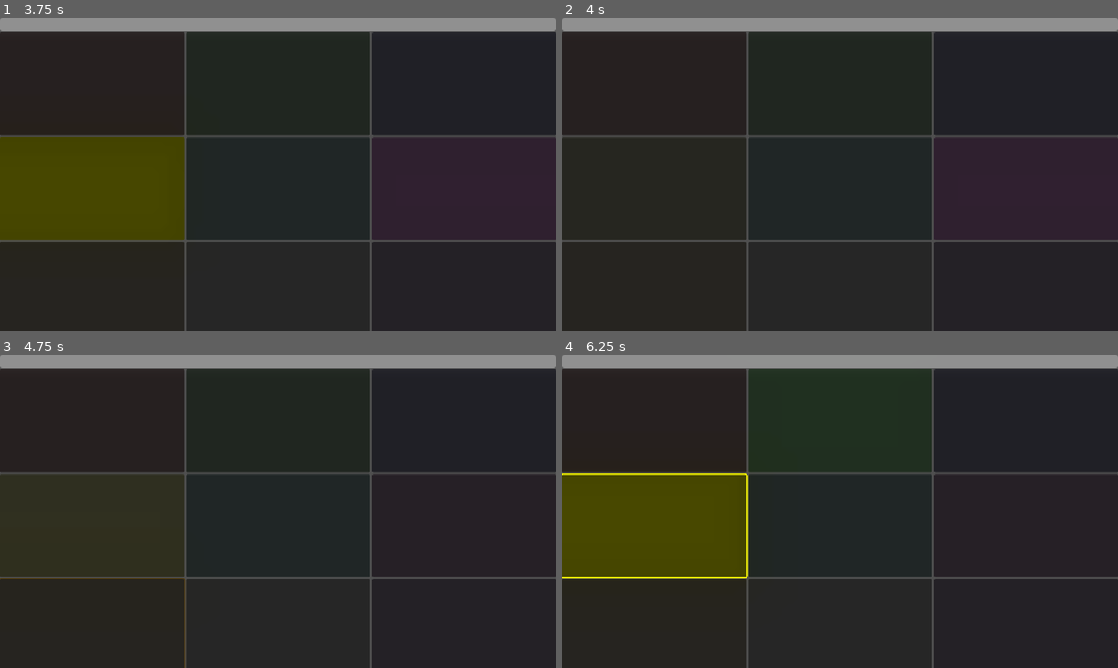
Above: before the commit, frames 1-4 (two rows, left to right).
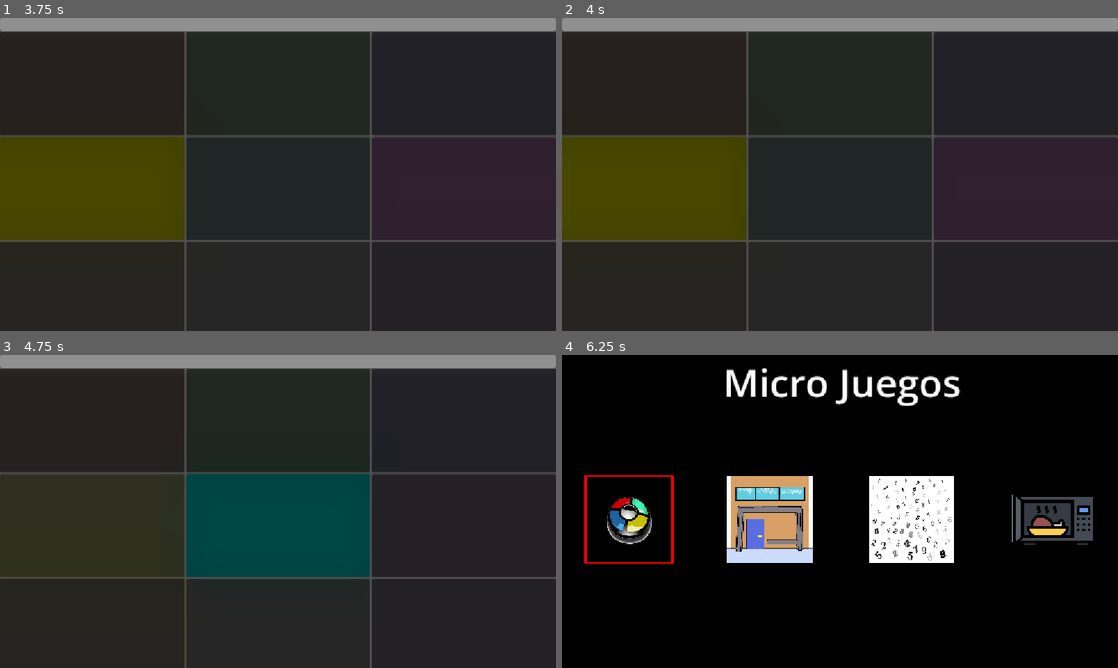
Above: after the commit, the same moments.

Repository: Mochytk/INF377-Microjuegos
Game: Godot game, scene res://Core/scenes/core.tscn
Two runs of this game, one before a commit and one after it. Both use one fixed random seed, a clock stepped at 60 frames per second and the inputs below.
Inputs (mouse positions are in pixels of both pictures, inside the frame that each line leads up to):
- Up to frame 1 (3.75 s): tap Enter (ui_accept) at 0.5, 0.77, 1.52, 2, 3.02 s; move the mouse to (400, 158) at 0.52 s; hold Right (ui_right) 0.53-2.03 s; click (400, 158) at 0.67 s; move the mouse to (166, 190) at 1.27 s; move the mouse to (333, 105) at 2.02 s; hold Left (ui_left) 2.03-2.78 s; move the mouse to (250, 237) at 2.77 s; hold Right (ui_right) from 2.78 s (still down); click (250, 237) at 2.92 s; move the mouse to (444, 221) at 3.52 s
- Up to frame 2 (4 s): keep holding Right (ui_right); tap Enter (ui_accept) at 3.77 s
- Up to frame 3 (4.75 s): move the mouse to (111, 464) at 4.27 s; release Right (ui_right) at 4.28 s; hold Left (ui_left) from 4.28 s (still down); tap Enter (ui_accept) at 4.52 s
- Up to frame 4 (6.25 s): move the mouse to (867, 511) at 5.02 s; release Left (ui_left) at 5.03 s; hold Right (ui_right) 5.03-5.78 s; click (867, 511) at 5.17 s; move the mouse to (756, 433) at 5.77 s; hold Left (ui_left) from 5.78 s (still down); tap Enter (ui_accept) at 6.02 s

Frame 1 is identical in both runs. In frame 2, 11% of the frame differs, in the area x 0-34%, y 38-71%; in frame 3, 11%; in frame 4, 100%, in the area x 0-100%, y 0-100%.

Commit message:
La dificultad del Core afecta a los cuatro microjuegos
Core lleva un nivel de dificultad (+1 por cada 4 juegos ganados, -0.5 al perder)
y los microjuegos lo leen para ajustar secuencia, tiempos y velocidad,
partiendo de valores más fáciles que los anteriores.

Co-Authored-By: Claude Sonnet 5.5 <noreply@anthropic.com>
Claude-Session: https://claude.ai/code/session_0188LrtbGebnaag5QiGckSp9

Diff:
--- a/inf-377-microjuegos/Core/scripts/core.gd
+++ b/inf-377-microjuegos/Core/scripts/core.gd
@@ -17,6 +17,12 @@
 
 var score: int = 0
 var lives: int = 3
+# Dificultad global que leen los microjuegos (1.0 = nivel inicial, el más fácil).
+# Sube +1 cada vez que se ganan GAMES_PER_ROUND juegos, y baja 0.5 al perder uno.
+var difficulty: float = 1.0
+var wins_in_round: int = 0
+const GAMES_PER_ROUND := 4
+const MIN_DIFFICULTY := 1.0
 var current_game_instance: Node = null
 
 func _ready() -> void:
@@ -61,9 +67,15 @@
 
 	if won:
 		score += 1
+		wins_in_round += 1
+		if wins_in_round >= GAMES_PER_ROUND:
+			wins_in_round = 0
+			difficulty += 1.0
+			print("¡Sube la dificultad! Nivel: ", difficulty)
 		print("¡Minijuego superado! Puntaje: ", score)
 	else:
 		lives -= 1
+		difficulty = maxf(MIN_DIFFICULTY, difficulty - 0.5)
 		print("¡Fallaste! Vidas restantes: ", lives)
 
 	if lives > 0:
--- a/inf-377-microjuegos/Microgames/lluvia_de_notas/scripts/spawn_notas.gd
+++ b/inf-377-microjuegos/Microgames/lluvia_de_notas/scripts/spawn_notas.gd
@@ -5,8 +5,20 @@
 var random = RandomNumberGenerator.new()
 var valid = true
 var game_ended = true
+
+# Ajustes según dificultad. Nivel 1: cae poco, pocos ceros y con calma.
+var spawn_interval := 0.8
+var zero_chance := 0.35
+var fall_gravity := 0.08
+
 func _ready() -> void:
 	random.randomize()
+	var core = get_parent().get_parent()
+	var d: float = core.difficulty if "difficulty" in core else 1.0
+	var level := clampf(d - 1.0, 0.0, 6.0)
+	spawn_interval = maxf(0.5, 0.8 - 0.05 * level)
+	zero_chance = minf(0.5, 0.35 + 0.025 * level)
+	fall_gravity = 0.08 + 0.01 * level
 	# Eliminamos el retraso de 3 segundos para que inicie de inmediato
 	spawn()
 
@@ -16,19 +28,19 @@
 
 func spawn():
 	while valid:
-		var i = random.randi_range(0, 1)
-		if i == 0:
+		if random.randf() < zero_chance:
 			var cero_spawn = ceroo.instantiate()
 			cero_spawn.position = GetRandomPos()
+			cero_spawn.get_node("RigidBody2D").gravity_scale = fall_gravity
 			cero_spawn.colision_cero.connect(_on_cero_colision_cero)
 			add_child(cero_spawn)
 		else:
 			var cien_spawn = cienn.instantiate()
 			cien_spawn.position = GetRandomPos()
+			cien_spawn.get_node("RigidBody2D").gravity_scale = fall_gravity
 			add_child(cien_spawn)
 
-		# Reducido de 5.0 a 0.5 segundos para que sea un desafío rápido
-		await get_tree().create_timer(0.5).timeout
+		await get_tree().create_timer(spawn_interval).timeout
 
 func _on_cero_colision_cero() -> void:
 	valid = false
--- a/inf-377-microjuegos/Microgames/microondas/scripts/secuencia_boton.gd
+++ b/inf-377-microjuegos/Microgames/microondas/scripts/secuencia_boton.gd
@@ -16,12 +16,25 @@
 var SequenceIndex = 0
 
 func _ready() -> void:
+	_apply_difficulty()
 	process_mode = Node.PROCESS_MODE_ALWAYS
 	timer.process_mode = Node.PROCESS_MODE_ALWAYS
 	get_tree().paused = true
 	successLabel.hide()
 	_set_random_sequence()
 	timer.start()
+
+# Nivel 1: 3 flechas y 7s. Cada 2 niveles se agrega una flecha (máx. 5) y baja el tiempo.
+func _apply_difficulty() -> void:
+	var core = get_parent().get_parent()
+	var d: float = core.difficulty if "difficulty" in core else 1.0
+	var level := clampf(d - 1.0, 0.0, 6.0)
+	var arrows := 3 + int(level / 2.0)
+	timer.wait_time = maxf(4.0, 7.0 - 0.3 * level)
+	var children := buttonBox.get_children()
+	for i in range(arrows, children.size()):
+		buttonBox.remove_child(children[i]) # inmediato, para que no cuente en la secuencia
+		children[i].queue_free()
 
 func _set_random_sequence() -> void:
 	for node in buttonBox.get_children():
--- a/inf-377-microjuegos/Microgames/puerta/scripts/puerta.gd
+++ b/inf-377-microjuegos/Microgames/puerta/scripts/puerta.gd
@@ -4,6 +4,13 @@
 var game_finished:= false
 
 func _ready() -> void:
+	# Nivel 1: más lento y con más tiempo. Con la dificultad avanza más rápido y el tiempo baja.
+	var core = get_parent()
+	var d: float = core.difficulty if "difficulty" in core else 1.0
+	var level := clampf(d - 1.0, 0.0, 6.0)
+	$CharacterBody2D.speed = minf(1000.0, 650.0 + 50.0 * level)
+	$Timer.wait_time = maxf(5.0, 9.0 - 0.4 * level)
+
 	correct_door = randi_range(1 , 6)
 	print("Puerta correcta", correct_door)
 
--- a/inf-377-microjuegos/Microgames/simon_says/scripts/simon_says.gd
+++ b/inf-377-microjuegos/Microgames/simon_says/scripts/simon_says.gd
@@ -11,21 +11,37 @@
 var is_player_turn: bool = false
 var time_left: float = 3.0
 
+# Ajustes según dificultad (se calculan en _ready). Nivel 1: 3 botones, 0.6s por destello.
+var sequence_length: int = 3
+var flash_time: float = 0.6
+var time_limit: float = 5.0
+
 var button_colors: Array[Color] = [
 	Color.RED, Color.GREEN, Color.BLUE, Color.YELLOW, Color.CYAN,
 	Color.MAGENTA, Color.ORANGE, Color.WHITE, Color.PURPLE
 ]
 
 func _ready() -> void:
+	var level := _get_level()
+	sequence_length = 3 + int(level / 2.0)           # 3 -> 5 como máximo
+	flash_time = maxf(0.4, 0.6 - 0.03 * level)
+	time_limit = maxf(4.0, 5.0 - 0.2 * level)
+
 	game_over_ui.hide()
-	timer_bar.max_value = 3.0
-	timer_bar.value = 3.0
+	timer_bar.max_value = time_limit
+	timer_bar.value = time_limit
 
 	for i in range(buttons.size()):
 		buttons[i].pressed.connect(_on_button_pressed.bind(i))
 		buttons[i].modulate = button_colors[i].darkened(0.6)
 
 	start_microgame()
+
+# Nivel de dificultad relativo: 0 = inicial. Se limita a 6 para no volverse imposible.
+func _get_level() -> float:
+	var core = get_parent()
+	var d: float = core.difficulty if "difficulty" in core else 1.0
+	return clampf(d - 1.0, 0.0, 6.0)
 
 func _process(delta: float) -> void:
 	if is_player_turn and time_left > 0:
@@ -37,7 +53,7 @@
 func start_microgame() -> void:
 	sequence.clear()
 	player_step = 0
-	for i in range(5):
+	for i in range(sequence_length):
 		sequence.append(randi() % buttons.size())
 	show_sequence()
 
@@ -46,10 +62,10 @@
 	await get_tree().create_timer(0.5).timeout
 
 	for index in sequence:
-		await flash_button(index, 0.5)
+		await flash_button(index, flash_time)
 		await get_tree().create_timer(0.3).timeout
 
-	time_left = 3.0 # Segundos que tiene el jugador para completar todo
+	time_left = time_limit # Segundos que tiene el jugador para completar todo
 	is_player_turn = true
 
 func flash_button(index: int, time: float) -> void:
